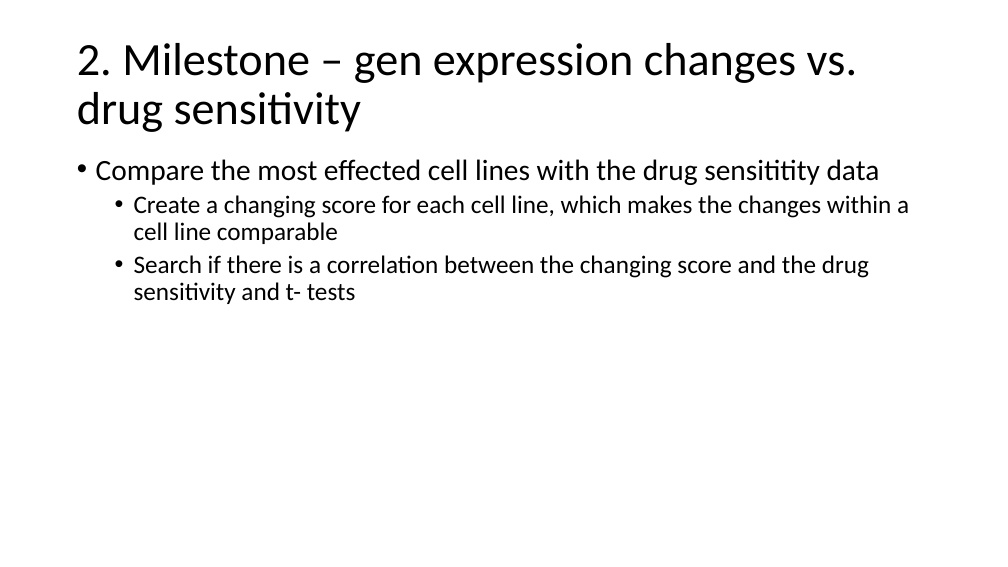
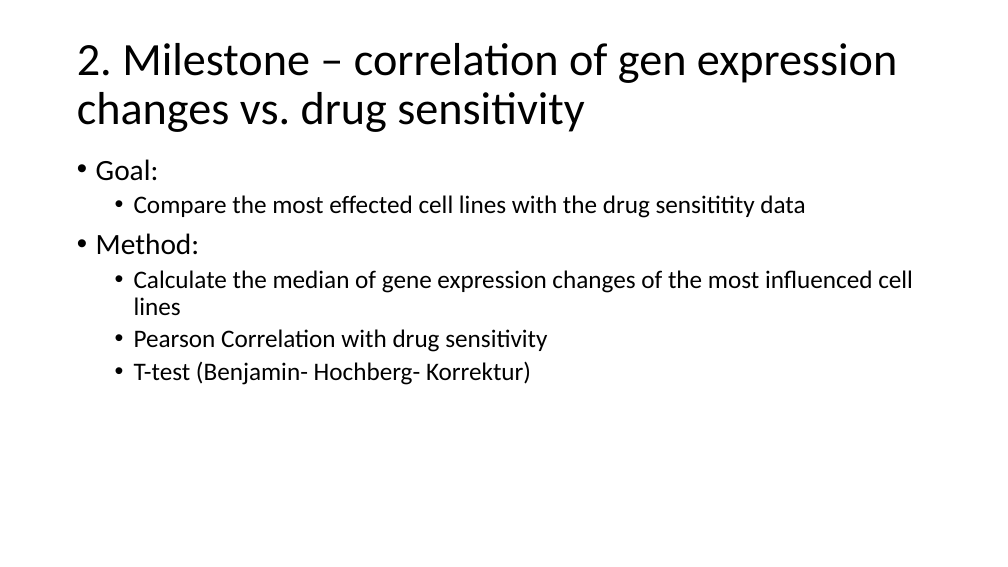
Before and after one commit to datascience-mobi/group-04-project-2-4, a slide deck: slide 4 of Project proposel.pptx. Drawn at 1008x567 pixels with LibreOffice and Linux fonts; fonts in the diff are those of the drawing. Boxes give left, top, right and bottom in pixels: in the first picture for what was removed or moved away, otherwise in the second. Text is boxed around its words. In the diff, an @@ line names an element or a change of style, - is before the commit and + after.

```diff
--- a/Project proposel.pptx
+++ b/Project proposel.pptx
@@ title at (x1=77, y1=43, x2=897, y2=132): text changed @@
-2. Milestone – gen expression changes vs. drug sensitivity
+2. Milestone – correlation of gen expression changes vs. drug sensitivity
@@ text at (x1=96, y1=159, x2=159, y2=181): paragraph added @@
+• Goal:
@@ text at (x1=134, y1=195, x2=805, y2=218): size 28 to 24 pt in "Compare the most effected cell lines with ..."; list level 1 to 2 in "Compare the most effected cell ..." @@
@@ text at (x1=96, y1=233, x2=913, y2=385): text changed @@
-  • Create a changing score for each cell line, which makes the changes within a cell line comparable
-  • Search if there is a correlation between the changing score and the drug sensitivity and t- tests
+• Method:
+  • Calculate the median of gene expression changes of the most influenced cell lines
+  • Pearson Correlation with drug sensitivity
+  • T-test (Benjamin- Hochberg- Korrektur)
```
Also in this commit, not shown: 4 other slides changed.
